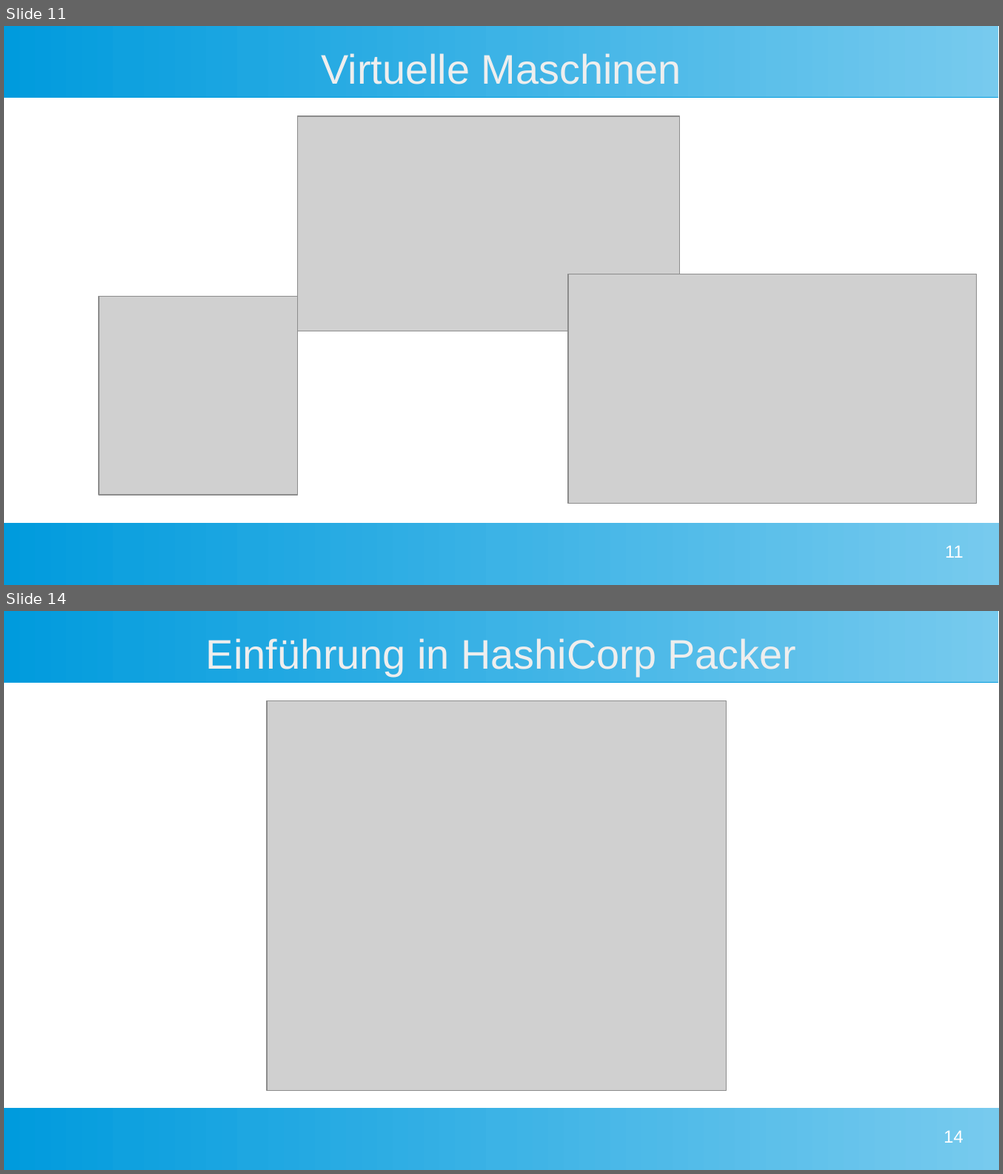
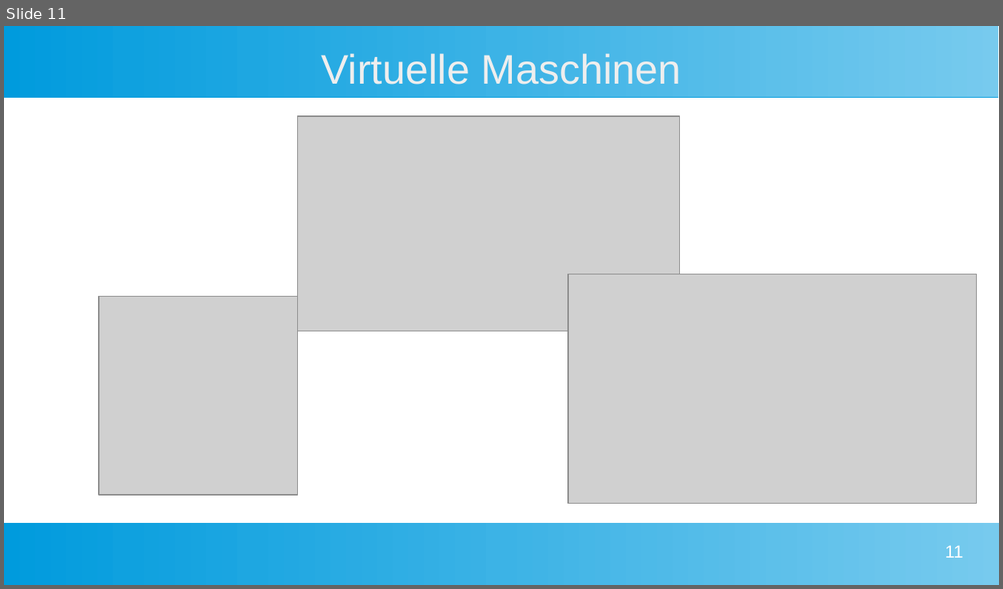
Before and after one commit to NemanjaTomic57/packer-workshop, a slide deck: presentation.odp. Shown one above the other, each under a label of ours: slides 11 and 14 before the commit, slide 11 after it; the slides between them are not shown. The pictures are 1003x1174 and 1003x589 pixels, drawn with LibreOffice and Linux fonts; fonts in the diff are those of the drawing; grey boxes stand for pictures. Boxes give left, top, right and bottom in pixels: in the first picture for what was removed or moved away, otherwise in the second. Text is boxed around its words. In the diff, an @@ line names an element or a change of style, - is before the commit and + after.

```diff
--- a/presentation.odp
+++ b/presentation.odp
@@ slide 14 removed at (4,611,999,1170), background #FFFFFF; not listed: 2 template elements that a slide beside it also shows @@
@@ title removed at (206,638,797,676) @@
-Einführung in HashiCorp Packer
@@ picture removed at (267,701,726,1091) @@
@@ page number removed at (943,1130,962,1143) @@
-14
```
Also in this commit, not shown: 3 slides changed, 5 slides added, 8 other files.
